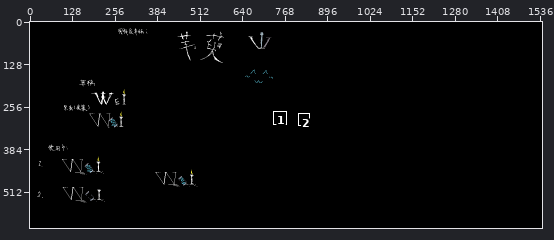
A pixel-art file gets an edit: Assets/Aseprite/Theme.aseprite. The picture above shows the old version from afar; the outline marks the close-up.
Close-up. Before the edit:
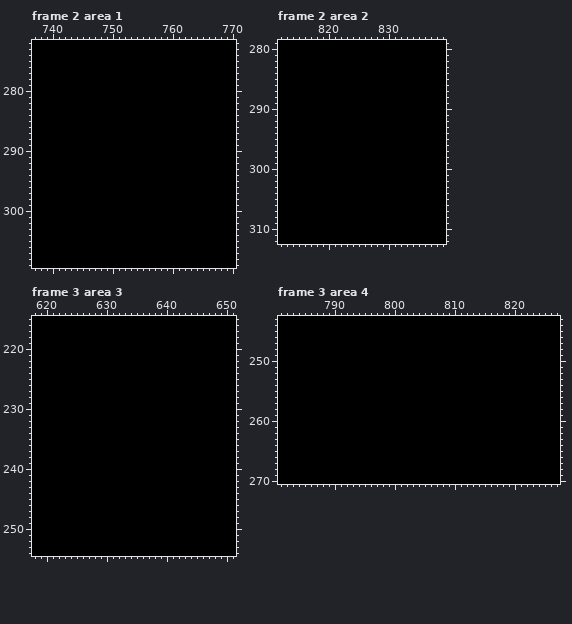
1541x620 pixels, 10 frames. Shown: frame 2 area 1: x 737..770, y 272..309; frame 2 area 2: x 812..839, y 279..312; frame 3 area 3: x 618..651, y 215..254; frame 3 area 4: x 781..827, y 243..270. The commit also changed other frames or places, which this record leaves out.
After:
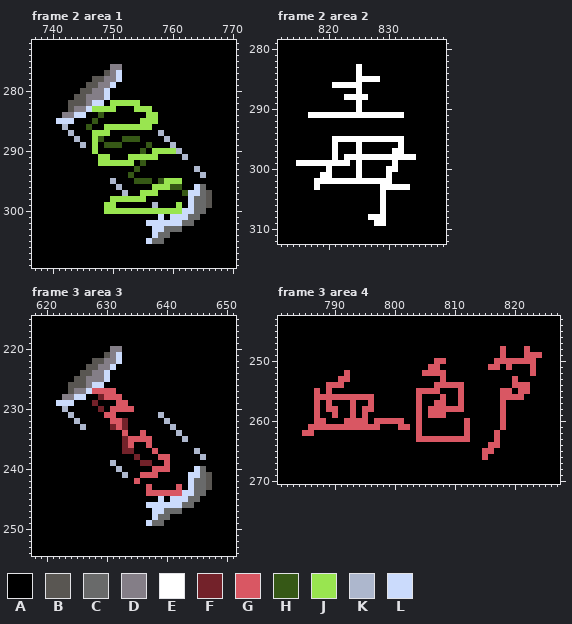
Palette (. is transparent): A #000000  B #595652  C #696a6a  D #847e87  E #ffffff  F #73222a  G #d95763  H #365816  J #99e550  K #adb7cd  L #cbdbfc
The exact change:
Changed rows in their new state; - is an unchanged pixel.
Frame 2 area 1:
first column x 741:
276 ---------DD---------------
277 --------BDL---------------
278 ------BBDDL---------------
279 -----BBDDL----------------
280 ----BBDDL-----------------
281 ---BBDDDL-----------------
282 --BBBDLL-JJJJJ------------
283 --BDDLJJJJ---JJJ----------
284 -DDLL--H-------JJ---------
285 LLL---H-------JJJ---------
286 -K---H--JJJJJJJJ----------
287 --K---JJJ--------K--------
288 ---K--JH---HHH----K-------
289 ----K-J-HHH----H---K------
290 ------J-------H-JJJJK-----
291 -------JJ---JJJJJ----K----
292 -------JJJJJJ-H-----------
293 -------------H---------K--
294 ------------H-----------K-
295 ---------K---HHH-HJJJ-----
296 ----------K-----JJJHH--LC-
297 -----------K--JJJ----HLLCB
298 ---------JJJJJJ-------LCCB
299 --------JJ------K---J-LCCB
300 --------JJJJJJJJJJJJJLLCC-
301 -----------------L-LLLCC--
302 ---------------LLLLLLCC---
303 ----------------LLCCC-----
304 ----------------LCC-------
305 ---------------LCC--------
Frame 2 area 2:
first column x 817:
283 --------E-------
284 --------E-------
285 --------EEEE----
286 ----EEEEE-------
287 --------E-------
288 ------EEEE------
289 --------E-------
290 --------E-------
291 EEEEEEEEEEEEEEEE
first column x 815:
295 ------EEEEEEEEEEEE--
296 ------E---E------E--
297 ------E---E-----EE--
298 ------E-EEEEEEEEEEEE
299 EEEEEEEEE-E-----E---
300 -----E----E----EE---
301 ----EE----E----E----
302 ---EEEEEEEEEEEEE----
303 ---E----------EEEEE-
304 --------------E-----
305 --------------E-----
306 --------------E-----
307 --------------E-----
308 ------------EEE-----
309 -------------EE-----
Frame 3 area 3:
first column x 622:
220 ---------DD---------------
221 --------BDL---------------
222 ------BBDDL---------------
223 -----BBDDL----------------
224 ----BBDDL-----------------
225 ---BBDDDL-----------------
226 --BBBDLL------------------
227 --BDDLGGGG----------------
228 -DDLL--FGGG---------------
229 LLL---F---GG--------------
230 -K-----F-GGGG-------------
231 --K-----GG-------K--------
232 ---K-----GGF------K-------
233 ----K----FGF-------K------
234 -----------G--G-----K-----
235 -----------FGGGG-----K----
236 -----------FG--G----------
237 -----------FF---G------K--
238 -------------F---GG-----K-
239 ---------K----FF--G-------
240 ----------K-----GGG----LC-
241 -----------K--GGG-----LLCB
242 -------------G--------LCCB
243 ---------------G----G-LCCB
244 ---------------GGGGGGLLCC-
245 -----------------L-LLLCC--
246 ---------------LLLLLLCC---
247 ----------------LLCCC-----
248 ----------------LCC-------
249 ---------------LCC--------
Frame 3 area 4:
first column x 785:
248 ---------------------------------G---G--
249 ---------------------------------G---GGG
250 ----------------------GG--------GGGGGGG-
251 ---------------------GG--------GG-G---G-
252 -------G------------GGGG--------------G-
253 ------GG---------------G-----------G----
254 ----GGG---------------GGGGG--------GGG--
255 --G-G--------------GGGG---G------GG-GG--
256 --GGGGGGGGGG-------G---G--G------GGGG---
257 --G-G---G--G-------G--GG--G------G------
258 --G-GG--G-GG-------G-GGGGGG------G------
259 --G--G--G-G--------G-GGG---------G------
260 --GG---GGGG-GGGGG--G-------G-----G------
261 -GGGGGGGGGGGG---GG-G-------G-----G------
262 GG-----------------G-------G----G-------
263 -------------------GGGGGGGGG----G-------
264 -------------------------------GG-------
265 ------------------------------GG--------
266 ------------------------------G---------
Boxes around the changes in both close-ups, in picture pixels (x1, y1, x2, y2):
changed: (56, 64, 212, 244)
changed: (296, 64, 416, 226)
changed: (56, 346, 212, 526)
changed: (302, 346, 542, 460)
